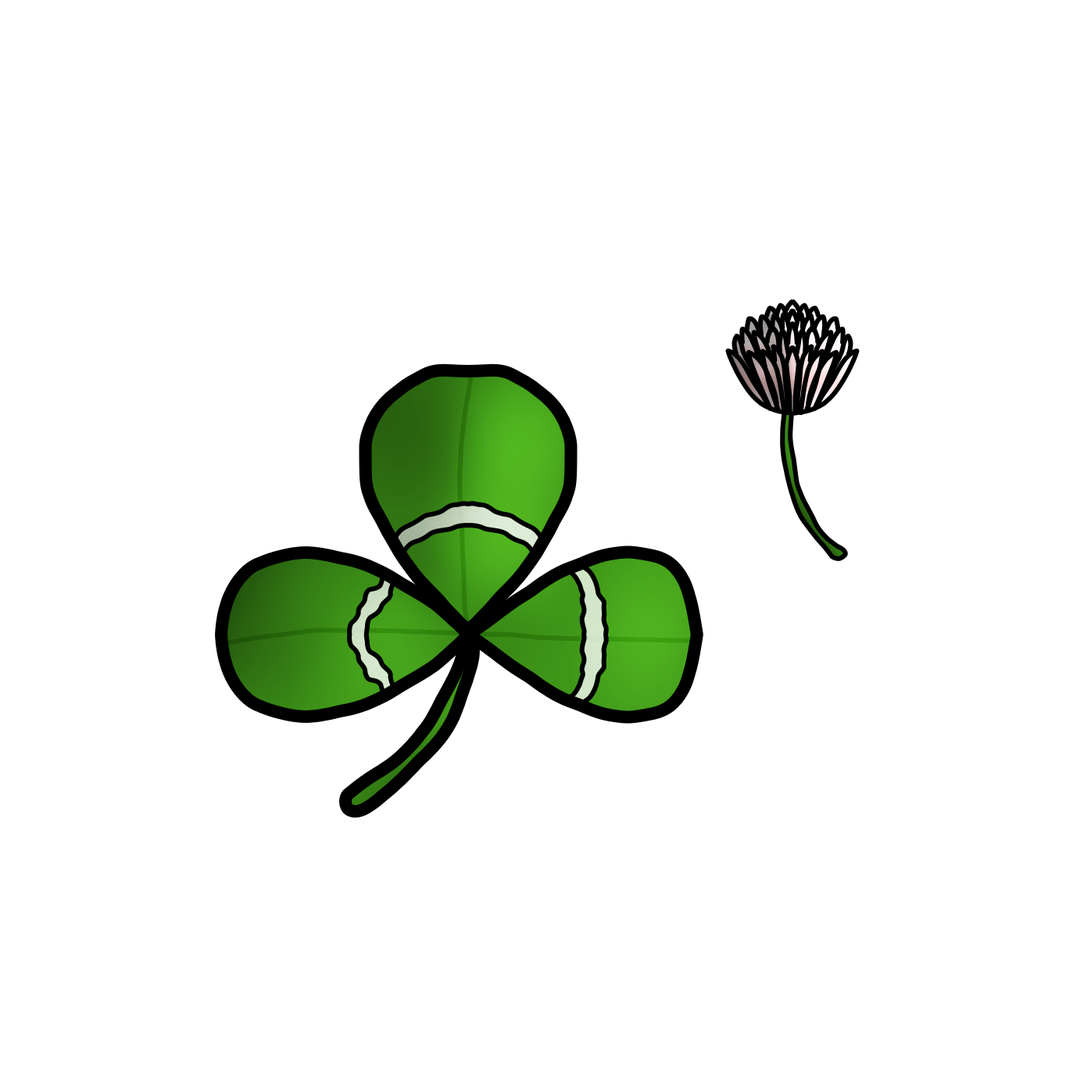
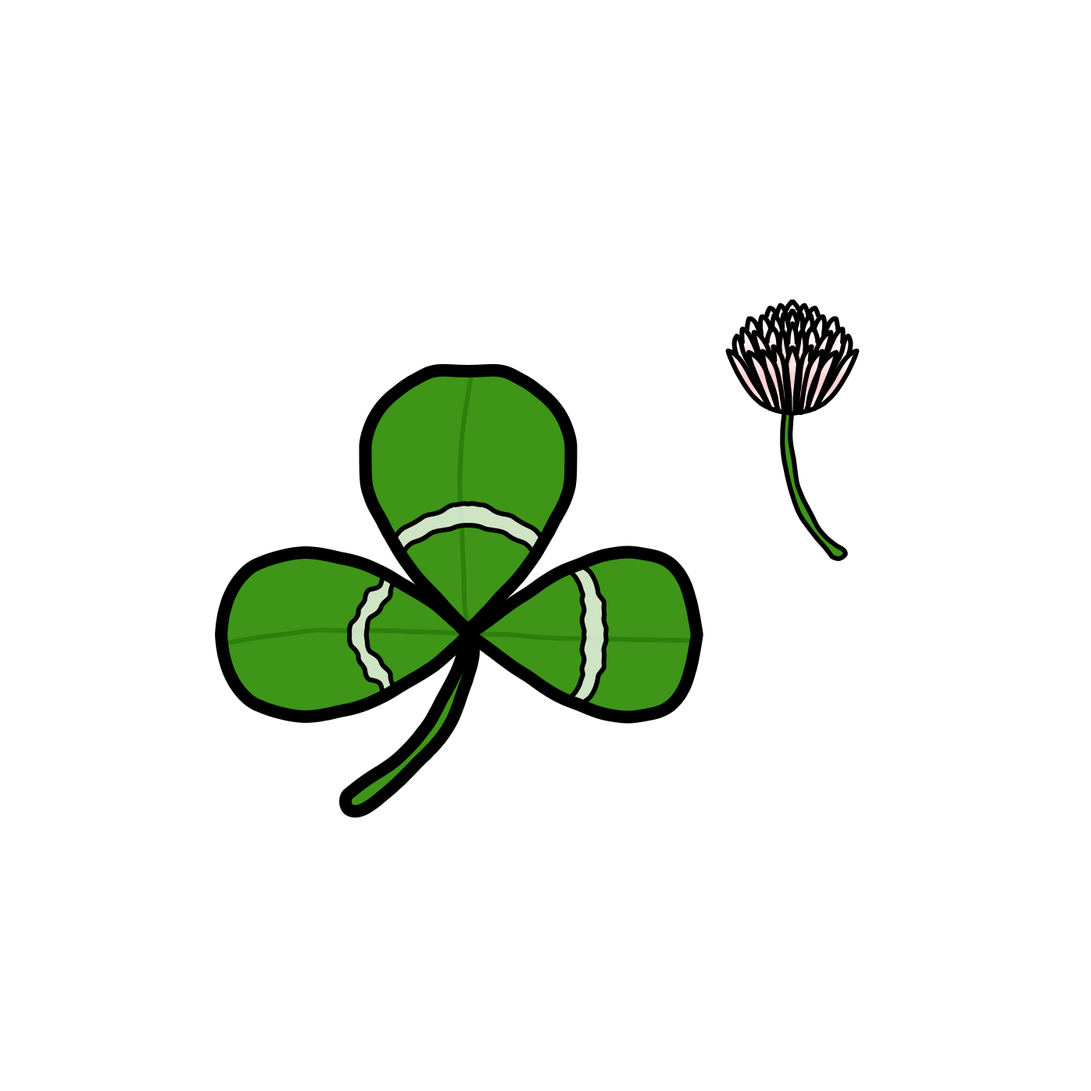
Comparing the layer stacks of the two 1091px x 1091px images. Changes:
hid "Highlight" (1st of 2, in "Flower"), painted on it over bbox(738, 308, 854, 557)
hid "Shadow" (1st of 2, in "Flower"), painted on it over bbox(337, 308, 854, 806)
painted on "Line art" (2nd of 2, in "Clover") over bbox(227, 340, 739, 806)
painted on "Line art leaf striation" over bbox(337, 491, 639, 742)
hid "Highlight" (2nd of 2, in "Clover") over bbox(237, 308, 789, 806)
hid "Shadow" (2nd of 2, in "Clover"), painted on it over bbox(227, 376, 689, 806)
painted on "Striation color" over bbox(337, 491, 639, 742)
painted on "Vein" over bbox(227, 340, 739, 692)
painted on "Base color" over bbox(227, 340, 739, 806)
painted on "Background" over bbox(227, 308, 854, 806)
